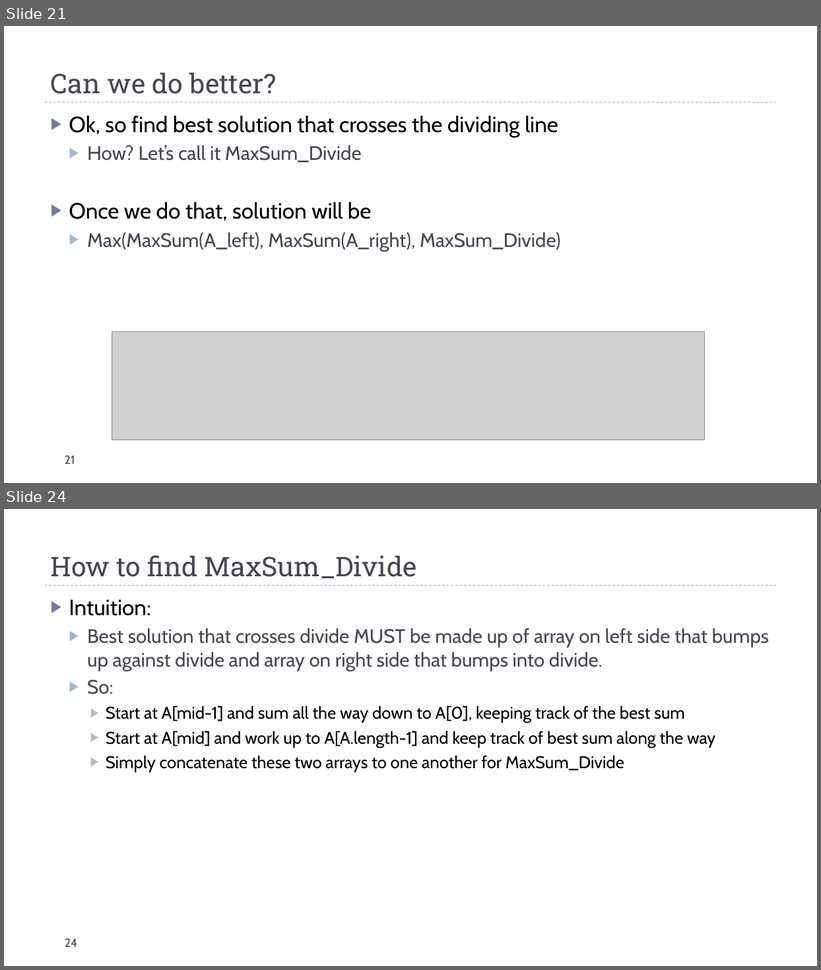
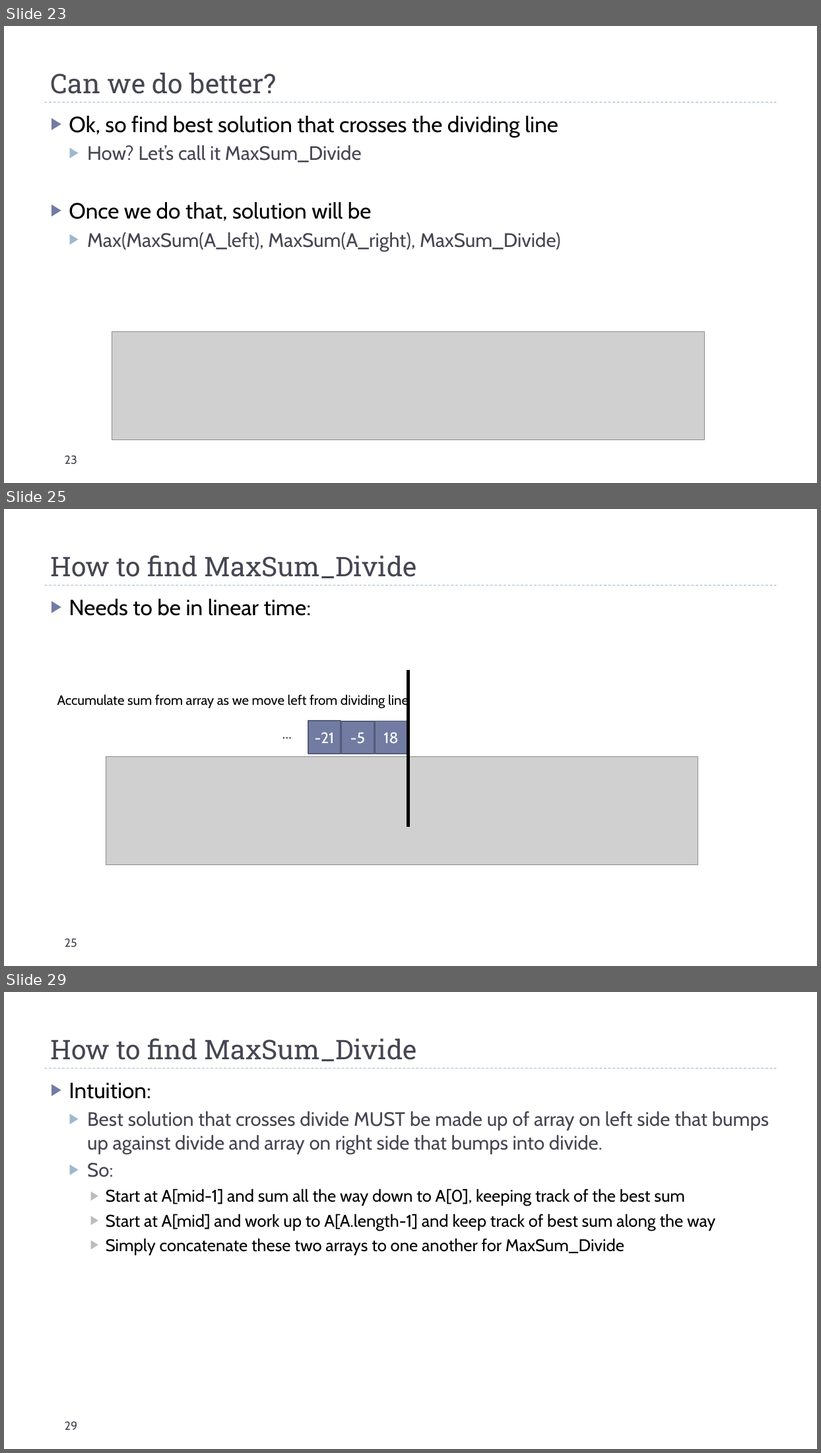
Before and after one commit to markfloryan/dsa2, a slide deck: slides/03-DivConIntro.pptx. Shown one above the other, each under a label of ours: slides 21 and 24 before the commit, slides 23, 25 and 29 after it; the slides between them are not shown. The pictures are 821x970 and 821x1453 pixels, drawn with LibreOffice and Linux fonts; fonts in the diff are those of the drawing; grey boxes stand for pictures. Boxes give left, top, right and bottom in pixels: in the first picture for what was removed or moved away, otherwise in the second. Text is boxed around its words. In the diff, an @@ line names an element or a change of style, - is before the commit and + after.

```diff
--- a/slides/03-DivConIntro.pptx
+++ b/slides/03-DivConIntro.pptx
@@ slide 25 added at <box>4,509,817,966</box>, background #FFFFFF; not listed: 1 template element that a slide beside it also shows @@
@@ title added at <box>51,555,417,578</box>, 32 pt, text #464653 @@
+How to find MaxSum_Divide
@@ text added at <box>69,599,311,616</box>, 26 pt, text #000000 @@
+▶ Needs to be in linear time:
@@ line added from (409, 670) to (409, 827), #000000 4.25 pt @@
@@ text added at <box>57,693,409,708</box>, 16 pt, text #000000 @@
+Accumulate sum from array as we move left from dividing line
@@ text added at <box>277,722,306,753</box>, 16 pt, text #000000 @@
+…
@@ rectangle added at <box>308,721,341,755</box>, fill #727CA3, outline #545C79 1.5 pt, 18 pt, text #FFFFFF @@
+-21
@@ rectangle added at <box>341,722,374,755</box>, fill #727CA3, outline #545C79 1.5 pt, 18 pt, text #FFFFFF @@
+-5
@@ rectangle added at <box>375,722,408,755</box>, fill #727CA3, outline #545C79 1.5 pt, 18 pt, text #FFFFFF @@
+18
@@ picture added at <box>106,757,698,865</box> @@
@@ page number added at <box>65,939,77,947</box>, 14 pt, text #464653 @@
+25
@@ what was slide 21 is now slide 23 @@
@@ page number at <box>65,456,77,464</box>: text changed @@
-21
+23
@@ what was slide 24 is now slide 29 @@
@@ page number at <box>65,1422,78,1430</box>: text changed @@
-24
+29
```
Also in this commit, not shown: 2 slides changed, 5 other slides added, 1 slide removed, 3 other files.
